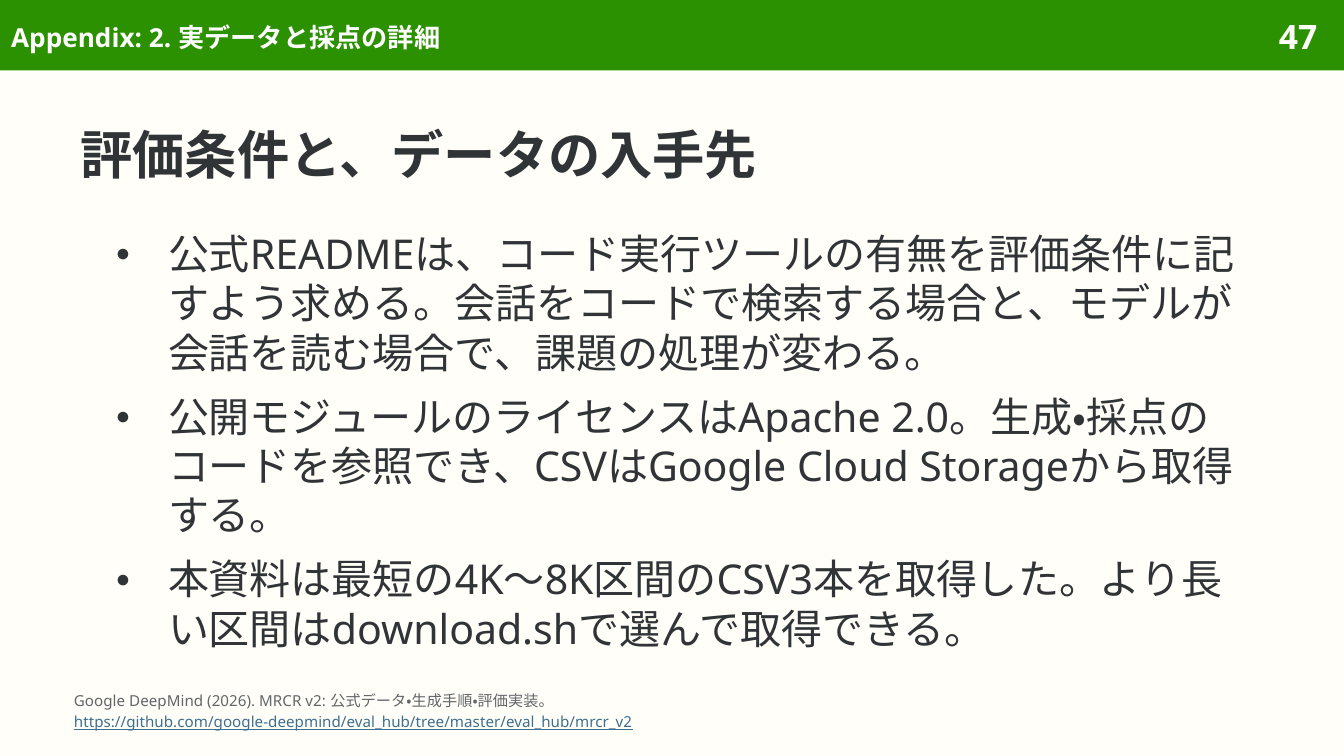
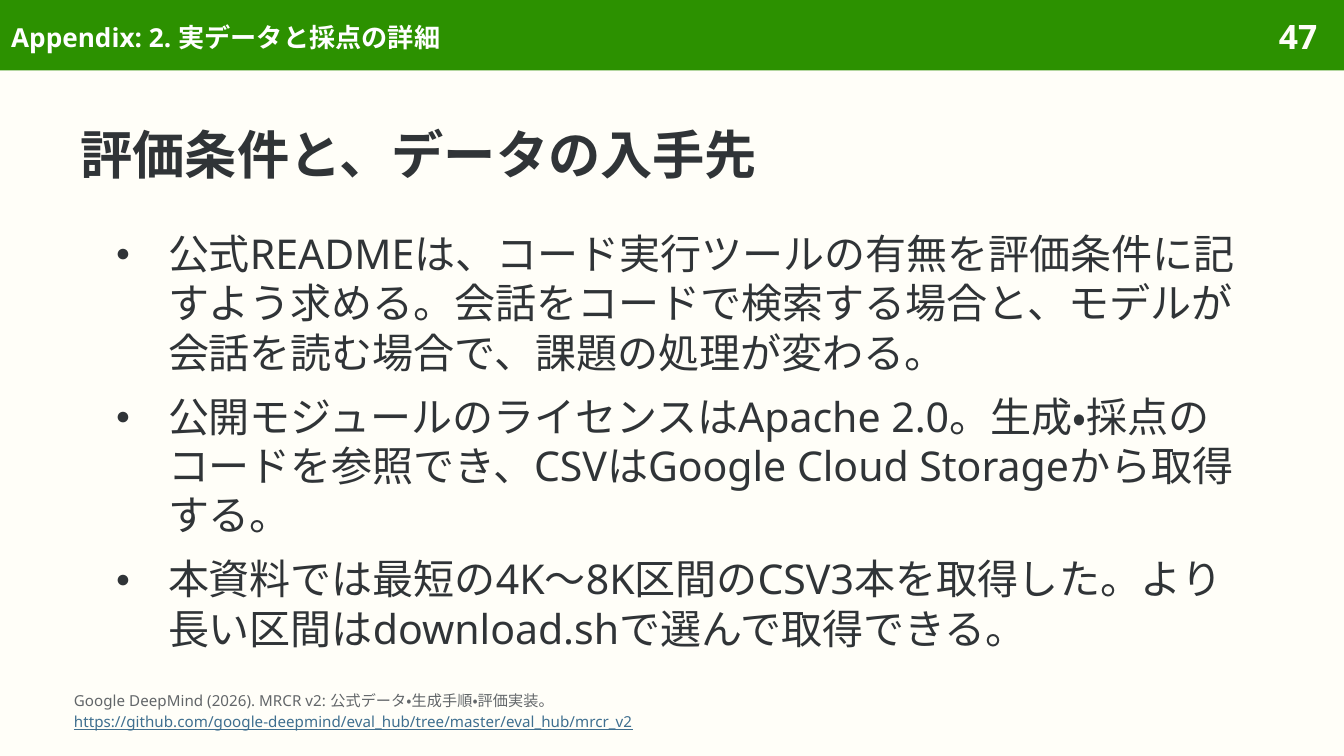
Before and after one commit to sasakiy84/datasets-in-10-minutes, a slide deck: slide 47 of slides/datasets-in-10-minutes-mrcr-v2.pptx. Drawn at 1344x756 pixels with LibreOffice and Linux fonts; fonts in the diff are those of the drawing. Boxes give left, top, right and bottom in pixels: in the first picture for what was removed or moved away, otherwise in the second. Text is boxed around its words. In the diff, an @@ line names an element or a change of style, - is before the commit and + after.

```diff
--- a/slides/datasets-in-10-minutes-mrcr-v2.pptx
+++ b/slides/datasets-in-10-minutes-mrcr-v2.pptx
@@ text at [168, 559, 1222, 648]: text changed @@
-● 本資料は最短の4K〜8K区間のCSV3本を取得した。より長い区間はdownload.shで選んで取得できる。
+● 本資料では最短の4K〜8K区間のCSV3本を取得した。より長い区間はdownload.shで選んで取得できる。
```
Also in this commit, not shown: 21 other slides changed, 7 other files.
